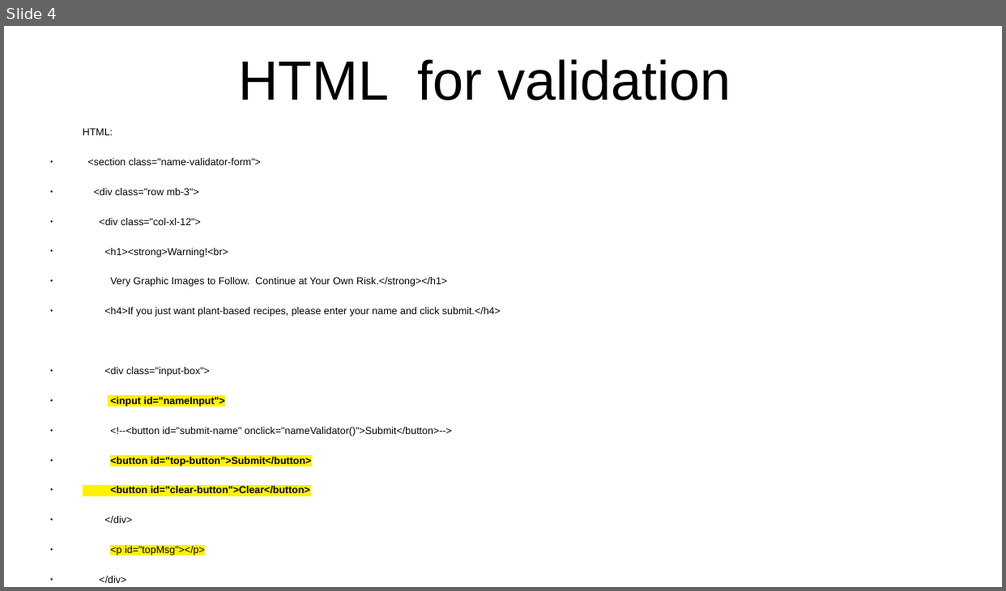
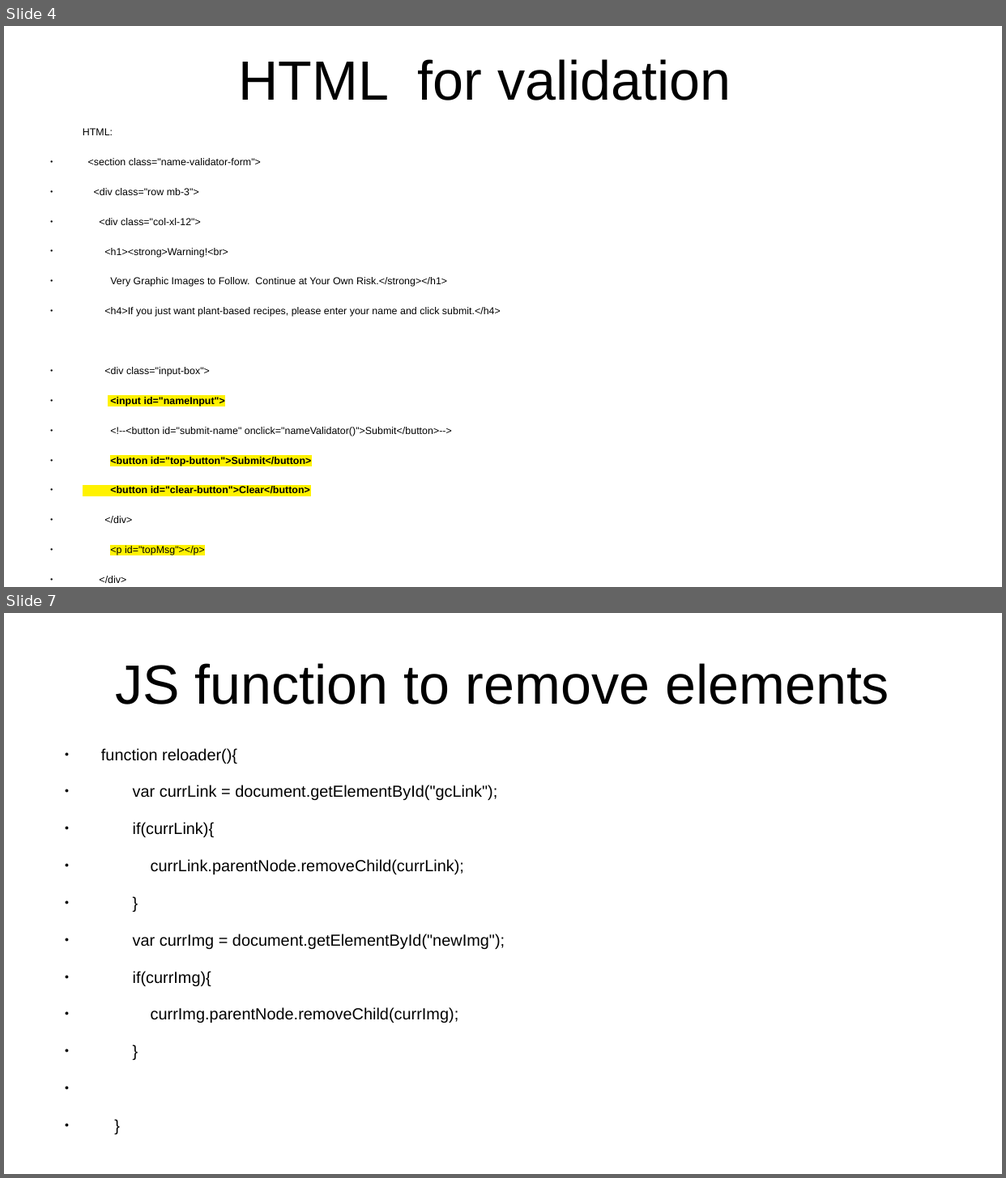
Before and after one commit to nyck33/ecoWarriors, a slide deck: comp2680Presentation.odp. Shown one above the other, each under a label of ours: slide 4 before the commit, slides 4 and 7 after it; the slides between them are not shown. The pictures are 1006x591 and 1006x1178 pixels, drawn with LibreOffice and Linux fonts; fonts in the diff are those of the drawing. Boxes give left, top, right and bottom in pixels: in the first picture for what was removed or moved away, otherwise in the second. Text is boxed around its words. In the diff, an @@ line names an element or a change of style, - is before the commit and + after.

```diff
--- a/comp2680Presentation.odp
+++ b/comp2680Presentation.odp
@@ slide 7 added at (4,613,1002,1174), background #FFFFFF @@
@@ title added at (115,663,889,705), 44 pt, text #000000 @@
+JS function to remove elements
@@ text added at (101,748,505,1023), 12.8 pt, text #000000 @@
+● function reloader(){
+● var currLink = document.getElementById("gcLink");
+● if(currLink){
+● currLink.parentNode.removeChild(currLink);
+● }
+● var currImg = document.getElementById("newImg");
+● if(currImg){
+● currImg.parentNode.removeChild(currImg);
+● }
+● }
```
Also in this commit, not shown: 3 slides changed, 6 other slides added, 3 slides removed, 1 other file.
